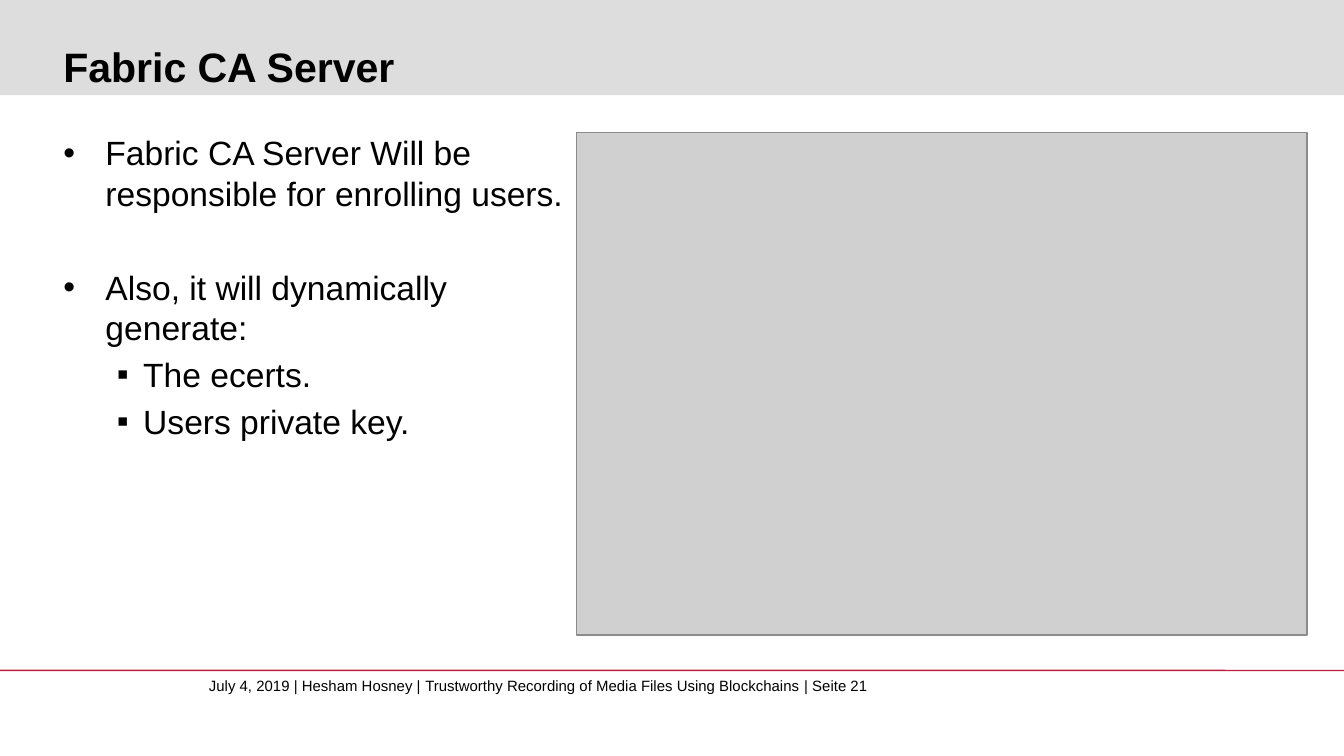
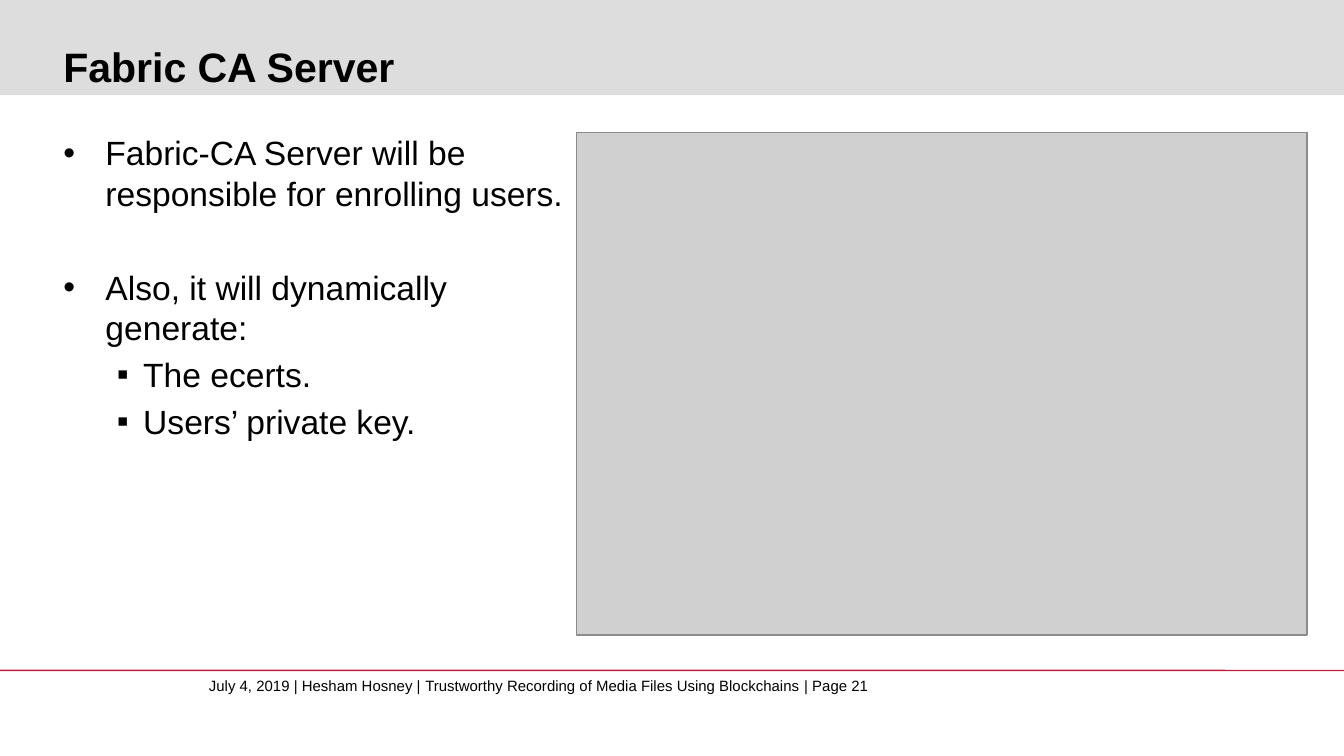
Before and after one commit to whosham/FakeNewsDetection, a slide deck: slide 21 of FakeNewsDetection.pptx. Drawn at 1344x756 pixels with LibreOffice and Linux fonts; fonts in the diff are those of the drawing; grey boxes stand for pictures; background and template pictures are left out. Boxes give left, top, right and bottom in pixels: in the first picture for what was removed or moved away, otherwise in the second. Text is boxed around its words. In the diff, an @@ line names an element or a change of style, - is before the commit and + after.

```diff
--- a/FakeNewsDetection.pptx
+++ b/FakeNewsDetection.pptx
@@ text at (105,140,562,212): text changed @@
-• Fabric CA Server Will be responsible for enrolling users.
+• Fabric-CA Server will be responsible for enrolling users.
@@ text at (143,409,415,440): text changed @@
-      ▪ Users private key.
+      ▪ Users’ private key.
@@ text at (209,680,868,694): text changed @@
-July 4, 2019 | Hesham Hosney | Trustworthy Recording of Media Files Using Blockchains | Seite 21
+July 4, 2019 | Hesham Hosney | Trustworthy Recording of Media Files Using Blockchains | Page 21
```
Also in this commit, not shown: 41 other slides changed, 16 other files.
